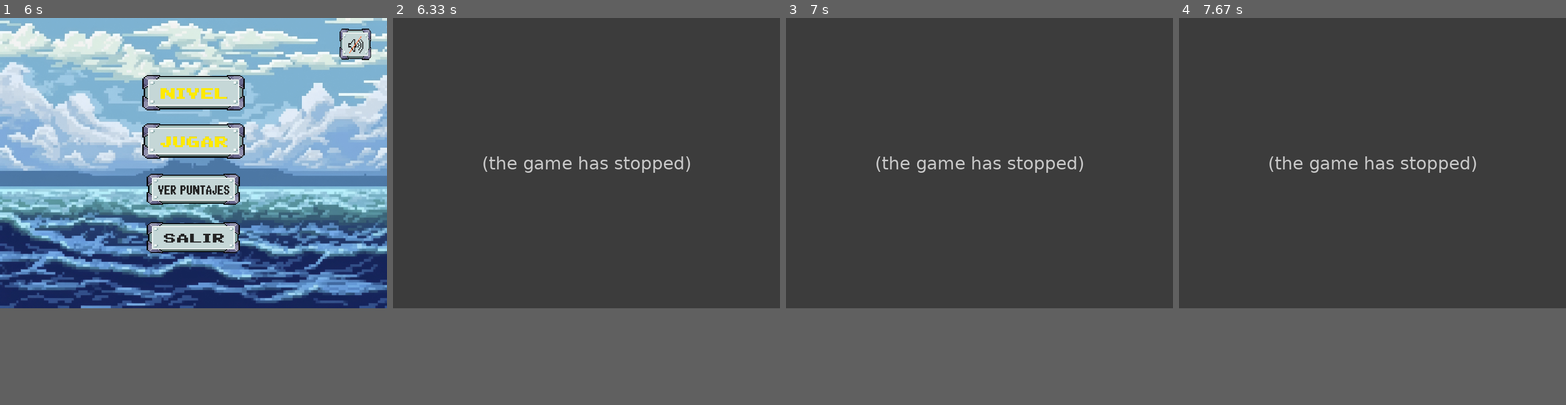
Above: before the commit, frames 1-4 (left to right).
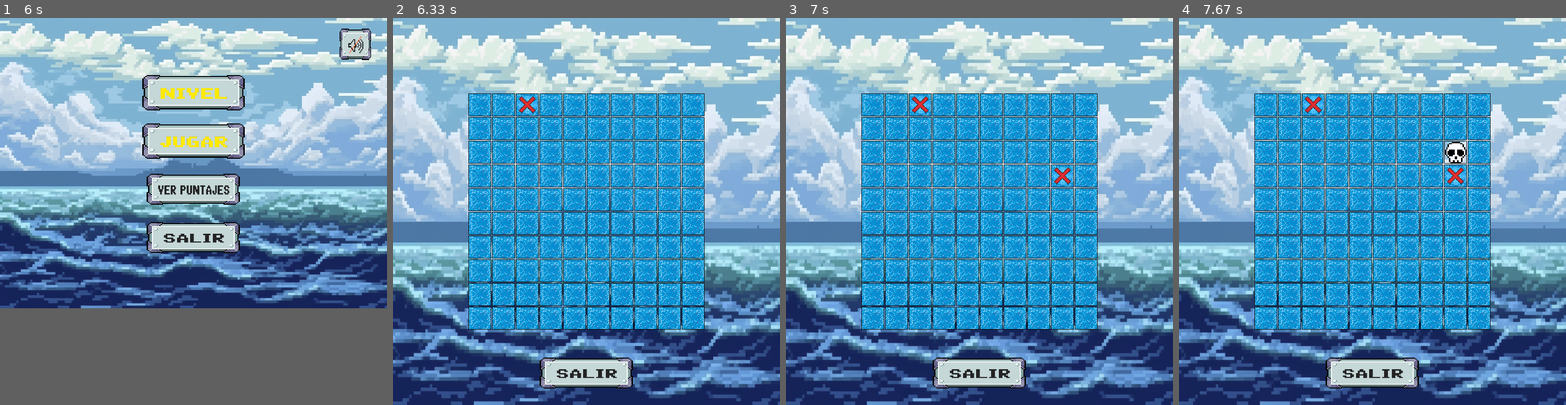
Above: after the commit, the same moments.

Repository: Dsniii/segundo_parcial
Game: pygame game, started from pygame/main.py
Same seed, same stepped clock (60 frames per second), same inputs: the game is played once before the commit and once after it.
Inputs (mouse positions are in pixels of both pictures, inside the frame that each line leads up to):
- Up to frame 1 (6 s): hold Right 0.33-0.8 s; hold Up 0.83-1.13 s; hold Right 1.17-1.63 s; hold Left 1.67-2.2 s; hold Down 2.23-2.53 s; hold Left 2.57-2.97 s; hold Up 3-3.37 s; click (239, 188) at 3.47 s; click (193, 257) at 4.62 s; hold Down 4.97-5.57 s; click (193, 141) at 5.68 s; move the mouse to (139, 103) at 5.93 s
- Up to frame 2 (6.33 s): click (532, 103) at 6.02 s; move the mouse to (663, 180) at 6.27 s
- Up to frame 3 (7 s): click (1056, 180) at 6.48 s
- Up to frame 4 (7.67 s): click (1453, 141) at 7.57 s
In our replay, in frame 2 the window is 800x600 before the commit and 800x800 after it. These sizes can differ from the game's own. Grey fills any space a smaller window leaves; there, only what the larger window draws over its background counts as a difference.

Frame 1 is identical in both runs. In frame 2, 90% of the frame differs, in the area x 0-100%, y 0-100%; in frame 3, 90%; in frame 4, 90%.
Error before the commit: UnboundLocalError: cannot access local variable 'columna' where it is not associated with a ...; the game stopped at 6.18 s (later frames are placeholders)

Commit message:
21/06/2025 bombita desde la net :)

Diff:
--- a/pygame/funciones.py
+++ b/pygame/funciones.py
@@ -15,48 +15,48 @@
     mixer.init()
 
     # Música
-    mixer.music.load('C:/Users/Matias/Desktop/segundo_parcial/pygame/recursos_musica/musica_ambiental.mp3')
+    mixer.music.load('C:/Users/dsni/Desktop/segundo_parcial/pygame/recursos_musica/musica_ambiental.mp3')
     mixer.music.set_volume(0.4)
     mixer.music.play(-1)
 
     #Efecto boton.
-    efecto_button = mixer.Sound('C:/Users/Matias/Desktop/segundo_parcial/pygame/recursos_musica/ruido_boton.mp3')
+    efecto_button = mixer.Sound('C:/Users/dsni/Desktop/segundo_parcial/pygame/recursos_musica/ruido_boton.mp3')
     efecto_button.set_volume(0.4)
 
 
     # Cargar imágenes
-    imagen_fondo = pygame.image.load('C:/Users/Matias/Desktop/segundo_parcial/pygame/recursos_png/fondo_menu_png.png')
+    imagen_fondo = pygame.image.load('C:/Users/dsni/Desktop/segundo_parcial/pygame/recursos_png/fondo_menu_png.png')
     imagen_fondo = pygame.transform.scale(imagen_fondo, (800, 600))
 
-    button_nivel = pygame.image.load('C:/Users/Matias/Desktop/segundo_parcial/pygame/recursos_png/button_nivel_png.png')
+    button_nivel = pygame.image.load('C:/Users/dsni/Desktop/segundo_parcial/pygame/recursos_png/button_nivel_png.png')
     button_nivel = pygame.transform.scale(button_nivel, (200, 70))
-    button_nivel_presionado = pygame.image.load('C:/Users/Matias/Desktop/segundo_parcial/pygame/recursos_png/button_nivel_png_presionado.png')
+    button_nivel_presionado = pygame.image.load('C:/Users/dsni/Desktop/segundo_parcial/pygame/recursos_png/button_nivel_png_presionado.png')
     button_nivel_presionado = pygame.transform.scale(button_nivel_presionado, (200, 70))
 
-    button_jugar = pygame.image.load('C:/Users/Matias/Desktop/segundo_parcial/pygame/recursos_png/button_jugar_png.png')
+    button_jugar = pygame.image.load('C:/Users/dsni/Desktop/segundo_parcial/pygame/recursos_png/button_jugar_png.png')
     button_jugar = pygame.transform.scale(button_jugar, (200, 70))
-    button_jugar_presionado = pygame.image.load('C:/Users/Matias/Desktop/segundo_parcial/pygame/recursos_png/button_jugar_png_presionado.png')
+    button_jugar_presionado = pygame.image.load('C:/Users/dsni/Desktop/segundo_parcial/pygame/recursos_png/button_jugar_png_presionado.png')
     button_jugar_presionado = pygame.transform.scale(button_jugar_presionado, (200, 70))
 
-    button_ver_puntaje = pygame.image.load('C:/Users/Matias/Desktop/segundo_parcial/pygame/recursos_png/button_ver_puntajes_png.png')
+    button_ver_puntaje = pygame.image.load('C:/Users/dsni/Desktop/segundo_parcial/pygame/recursos_png/button_ver_puntajes_png.png')
     button_ver_puntaje = pygame.transform.scale(button_ver_puntaje, (200, 70))
-    button_ver_puntaje_presionado = pygame.image.load('C:/Users/Matias/Desktop/segundo_parcial/pygame/recursos_png/button_ver_puntajes_png_presionado.png')
+    button_ver_puntaje_presionado = pygame.image.load('C:/Users/dsni/Desktop/segundo_parcial/pygame/recursos_png/button_ver_puntajes_png_presionado.png')
     button_ver_puntaje_presionado = pygame.transform.scale(button_ver_puntaje_presionado, (200, 70))
 
-    button_salir = pygame.image.load('C:/Users/Matias/Desktop/segundo_parcial/pygame/recursos_png/button_salir_png.png')
+    button_salir = pygame.image.load('C:/Users/dsni/Desktop/segundo_parcial/pygame/recursos_png/button_salir_png.png')
     button_salir = pygame.transform.scale(button_salir, (200, 70))
-    button_salir_presionado = pygame.image.load('C:/Users/Matias/Desktop/segundo_parcial/pygame/recursos_png/button_salir_png_presionado.png')
+    button_salir_presionado = pygame.image.load('C:/Users/dsni/Desktop/segundo_parcial/pygame/recursos_png/button_salir_png_presionado.png')
     button_salir_presionado = pygame.transform.scale(button_salir_presionado, (200, 70))
 
-    button_musica_on = pygame.image.load('C:/Users/Matias/Desktop/segundo_parcial/pygame/recursos_png/button_musica_on_png.png')
+    button_musica_on = pygame.image.load('C:/Users/dsni/Desktop/segundo_parcial/pygame/recursos_png/button_musica_on_png.png')
     button_musica_on = pygame.transform.scale(button_musica_on, (70, 70))
-    button_musica_on_presionado = pygame.image.load('C:/Users/Matias/Desktop/segundo_parcial/pygame/recursos_png/button_musica_on_png_presionado.png')
+    button_musica_on_presionado = pygame.image.load('C:/Users/dsni/Desktop/segundo_parcial/pygame/recursos_png/button_musica_on_png_presionado.png')
     button_musica_on_presionado = pygame.transform.scale(button_musica_on_presionado, (70, 70))
 
 
-    button_musica_off = pygame.image.load('C:/Users/Matias/Desktop/segundo_parcial/pygame/recursos_png/button_musica_off_png.png')
+    button_musica_off = pygame.image.load('C:/Users/dsni/Desktop/segundo_parcial/pygame/recursos_png/button_musica_off_png.png')
     button_musica_off = pygame.transform.scale(button_musica_off, (70, 70))
-    button_musica_off_presionado = pygame.image.load('C:/Users/Matias/Desktop/segundo_parcial/pygame/recursos_png/button_musica_off_png_presionado.png')
+    button_musica_off_presionado = pygame.image.load('C:/Users/dsni/Desktop/segundo_parcial/pygame/recursos_png/button_musica_off_png_presionado.png')
     button_musica_off_presionado = pygame.transform.scale(button_musica_off_presionado, (70, 70))
 
     # Configuración de pantalla
@@ -214,32 +214,32 @@
 
 
     #Efecto boton.
-    efecto_button = mixer.Sound('C:/Users/Matias/Desktop/segundo_parcial/pygame/recursos_musica/ruido_boton.mp3')
+    efecto_button = mixer.Sound('C:/Users/dsni/Desktop/segundo_parcial/pygame/recursos_musica/ruido_boton.mp3')
     efecto_button.set_volume(0.4)
 
 
     # Cargar imágenes
-    imagen_fondo = pygame.image.load('C:/Users/Matias/Desktop/segundo_parcial/pygame/recursos_png/fondo_menu_png.png')
+    imagen_fondo = pygame.image.load('C:/Users/dsni/Desktop/segundo_parcial/pygame/recursos_png/fondo_menu_png.png')
     imagen_fondo = pygame.transform.scale(imagen_fondo, (800, 600))
 
-    button_nivel_facil = pygame.image.load('C:/Users/Matias/Desktop/segundo_parcial/pygame/recursos_png/button_facil_png.png')
+    button_nivel_facil = pygame.image.load('C:/Users/dsni/Desktop/segundo_parcial/pygame/recursos_png/button_facil_png.png')
     button_nivel_facil = pygame.transform.scale(button_nivel_facil, (200, 70))
-    button_nivel_facil_presionado = pygame.image.load('C:/Users/Matias/Desktop/segundo_parcial/pygame/recursos_png/button_facil_png_presionado.png')
+    button_nivel_facil_presionado = pygame.image.load('C:/Users/dsni/Desktop/segundo_parcial/pygame/recursos_png/button_facil_png_presionado.png')
     button_nivel_facil_presionado = pygame.transform.scale(button_nivel_facil_presionado, (200, 70))
 
-    button_nivel_medio = pygame.image.load('C:/Users/Matias/Desktop/segundo_parcial/pygame/recursos_png/button_medio_png.png')
+    button_nivel_medio = pygame.image.load('C:/Users/dsni/Desktop/segundo_parcial/pygame/recursos_png/button_medio_png.png')
     button_nivel_medio = pygame.transform.scale(button_nivel_medio, (200, 70))
-    button_nivel_medio_presionado = pygame.image.load('C:/Users/Matias/Desktop/segundo_parcial/pygame/recursos_png/button_medio_png_presionado.png')
+    button_nivel_medio_presionado = pygame.image.load('C:/Users/dsni/Desktop/segundo_parcial/pygame/recursos_png/button_medio_png_presionado.png')
     button_nivel_medio_presionado = pygame.transform.scale(button_nivel_medio_presionado, (200, 70))
 
-    button_nivel_dificil = pygame.image.load('C:/Users/Matias/Desktop/segundo_parcial/pygame/recursos_png/button_dificil_png.png')
+    button_nivel_dificil = pygame.image.load('C:/Users/dsni/Desktop/segundo_parcial/pygame/recursos_png/button_dificil_png.png')
     button_nivel_dificil = pygame.transform.scale(button_nivel_dificil, (200, 70))
-    button_nivel_dificil_presionado = pygame.image.load('C:/Users/Matias/Desktop/segundo_parcial/pygame/recursos_png/button_dificil_png_presionado.png')
+    button_nivel_dificil_presionado = pygame.image.load('C:/Users/dsni/Desktop/segundo_parcial/pygame/recursos_png/button_dificil_png_presionado.png')
     button_nivel_dificil_presionado = pygame.transform.scale(button_nivel_dificil_presionado, (200, 70))
 
-    button_salir = pygame.image.load('C:/Users/Matias/Desktop/segundo_parcial/pygame/recursos_png/button_salir_png.png')
+    button_salir = pygame.image.load('C:/Users/dsni/Desktop/segundo_parcial/pygame/recursos_png/button_salir_png.png')
     button_salir = pygame.transform.scale(button_salir, (200, 70))
-    button_salir_presionado = pygame.image.load('C:/Users/Matias/Desktop/segundo_parcial/pygame/recursos_png/button_salir_png_presionado.png')
+    button_salir_presionado = pygame.image.load('C:/Users/dsni/Desktop/segundo_parcial/pygame/recursos_png/button_salir_png_presionado.png')
     button_salir_presionado = pygame.transform.scale(button_salir_presionado, (200, 70))
 
 
@@ -350,21 +350,21 @@
 
 
     #Efecto boton.
-    efecto_button = mixer.Sound('C:/Users/Matias/Desktop/recursos_musica/ruido_boton.mp3')
+    efecto_button = mixer.Sound('C:/Users/dsni/Desktop/recursos_musica/ruido_boton.mp3')
     efecto_button.set_volume(0.4)
 
 
     # Cargar imágenes
-    imagen_fondo = pygame.image.load('C:/Users/Matias/Desktop/recursos_png/fondo_menu_png.png')
+    imagen_fondo = pygame.image.load('C:/Users/dsni/Desktop/recursos_png/fondo_menu_png.png')
     imagen_fondo = pygame.transform.scale(imagen_fondo, (800, 600))
 
-    lista_puntaje = pygame.image.load('C:/Users/Matias/Desktop/recursos_png/lista_ver_puntaje_png.png')
+    lista_puntaje = pygame.image.load('C:/Users/dsni/Desktop/recursos_png/lista_ver_puntaje_png.png')
     lista_puntaje = pygame.transform.scale(lista_puntaje, (500, 400))
 
 
-    button_salir = pygame.image.load('C:/Users/Matias/Desktop/recursos_png/button_salir_png.png')
+    button_salir = pygame.image.load('C:/Users/dsni/Desktop/recursos_png/button_salir_png.png')
     button_salir = pygame.transform.scale(button_salir, (200, 70))
-    button_salir_presionado = pygame.image.load('C:/Users/Matias/Desktop/recursos_png/button_salir_png_presionado.png')
+    button_salir_presionado = pygame.image.load('C:/Users/dsni/Desktop/recursos_png/button_salir_png_presionado.png')
     button_salir_presionado = pygame.transform.scale(button_salir_presionado, (200, 70))
 
 
@@ -422,9 +422,9 @@
 
 
 
-    button_salir = pygame.image.load('C:/Users/Matias/Desktop/segundo_parcial/pygame/recursos_png/button_salir_png.png')
+    button_salir = pygame.image.load('C:/Users/dsni/Desktop/segundo_parcial/pygame/recursos_png/button_salir_png.png')
     button_salir = pygame.transform.scale(button_salir, (200, 70))
-    button_salir_presionado = pygame.image.load('C:/Users/Matias/Desktop/segundo_parcial/pygame/recursos_png/button_salir_png_presionado.png')
+    button_salir_presionado = pygame.image.load('C:/Users/dsni/Desktop/segundo_parcial/pygame/recursos_png/button_salir_png_presionado.png')
     button_salir_presionado = pygame.transform.scale(button_salir_presionado, (200, 70))
 
     rectangulo_vertical4 = button_salir.get_rect(x=300, y=700)
@@ -473,14 +473,14 @@
     matriz_jugador = iniciar_matriz(filas, columnas, 0)
 
 
-    coordenadas_x = []
-    coordenadas_y = []
+    coordenadas_barcos = []
+    coordenadas_y_recoridas = []
 
     for i in range(filas):
-        for x in range(columna):
+        for x in range(columnas):
             if matriz[i][x] == 1:
-                coordenadas_x.append(i)
-                coordenadas_y.append(x)
+                coordenadas_barcos.append((i,x))
+
 
 
     margen = 2
@@ -496,7 +496,7 @@
     offset_y = (800 - tablero_alto) // 2   # 800 es ALTO de tu pantalla
 
 
-
+    condicion = True
 
     # Bucle principal del juego
     running = True
@@ -530,12 +530,19 @@
                     print("presiona")
 
 
-
-                    if matriz[fila][columna] == (matriz_jugador[fila][columna] + 1):
-                        matriz_jugador[fila][columna] = (matriz_jugador[fila][columna]) + 1
-                    else:
-                        matriz_jugador[fila][columna] = 2
-
+                    if (fila,columna) in coordenadas_y_recoridas:
+                         condicion = False
+
+                    if condicion:
+                        if (fila,columna) in coordenadas_barcos:
+                            matriz_jugador[fila][columna] = matriz_jugador[fila][columna] + 1
+                            print("Barco hundido")
+                            coordenadas_y_recoridas.append((fila,columna))
+
+                        else:
+                            matriz_jugador[fila][columna] = 2
+
+                    condicion = True
 
 
 
@@ -598,9 +605,9 @@
 def dibujar_tablero(matriz, filas, columnas, area_ancho, area_alto, pantalla):
     """Dibuja el tablero con imágenes en lugar de colores"""
     # Cargar las imágenes (hazlo una vez al inicio del juego)
-    agua_img = pygame.image.load('C:/Users/Matias/Desktop/segundo_parcial/pygame/recursos_png/agua_nivel_png.png')
-    barco_img = pygame.image.load('C:/Users/Matias/Desktop/segundo_parcial/pygame/recursos_png/barco_golpeado_png.png')
-    fallo_img = pygame.image.load('C:/Users/Matias/Desktop/segundo_parcial/pygame/recursos_png/agua_nivel_fallo_png.png')
+    agua_img = pygame.image.load('C:/Users/dsni/Desktop/segundo_parcial/pygame/recursos_png/agua_nivel_png.png')
+    barco_img = pygame.image.load('C:/Users/dsni/Desktop/segundo_parcial/pygame/recursos_png/barco_golpeado_png.png')
+    fallo_img = pygame.image.load('C:/Users/dsni/Desktop/segundo_parcial/pygame/recursos_png/agua_nivel_fallo_png.png')
 
     # Escalar las imágenes al tamaño de las celdas
     margen = 2
